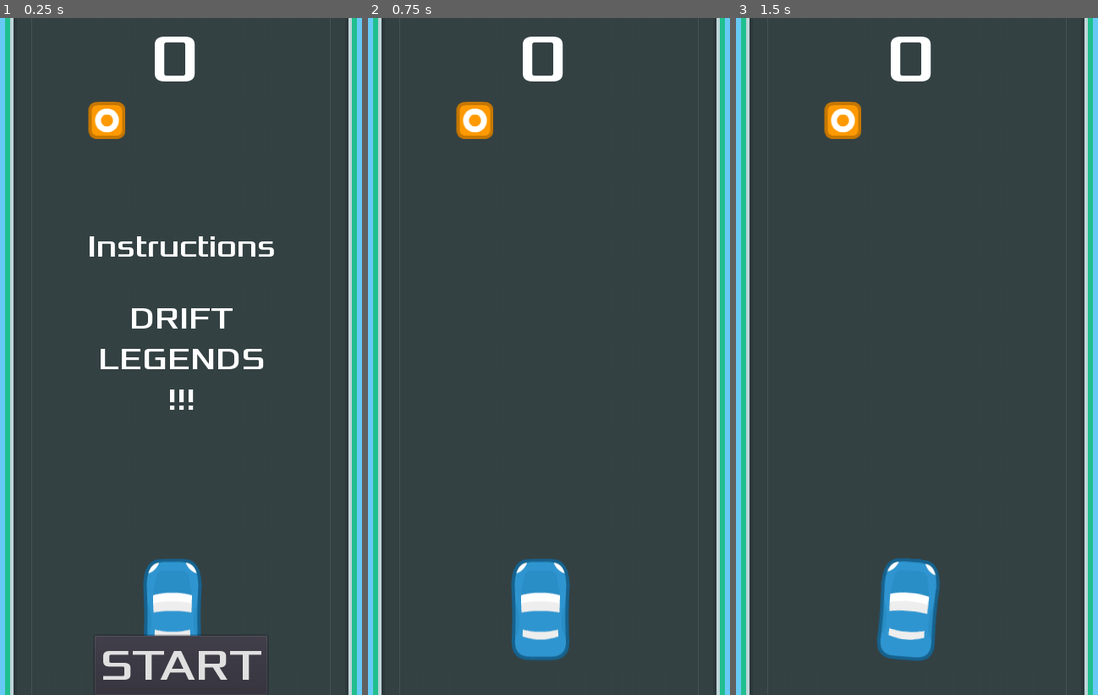
Above: before the commit, frames 1-3 (left to right).
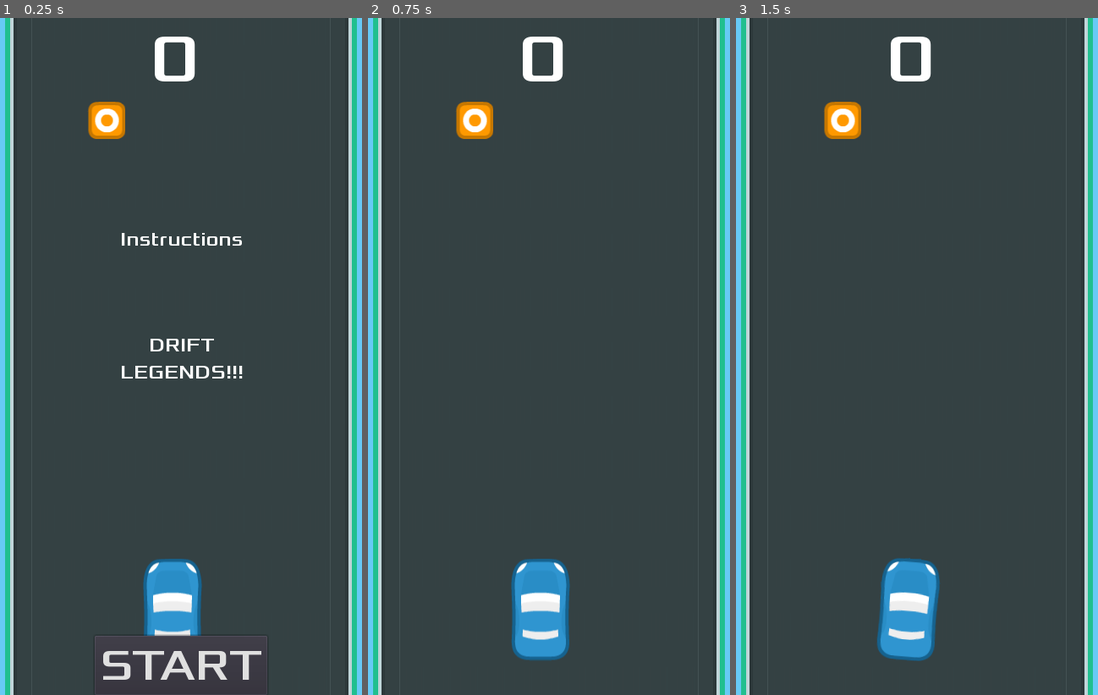
Above: after the commit, the same moments.

Repository: 20Deepshikha/final-project-gameteam
Game: Godot game, scene res://Game.tscn
Same seed, same stepped clock (60 frames per second), same inputs: the game is played once before the commit and once after it.
Inputs:
- Up to frame 1 (0.25 s): no input
- Up to frame 2 (0.75 s): click "START" at 0.5 s
- Up to frame 3 (1.5 s): tap Enter at 1.25 s; hold Right (ui_right) from 1.28 s (still down)

The runs differ from the first frame. In frame 1, 2.3% of the frame differs, in the area x 24-76%, y 31-58%; in frame 2, nothing differs; in frame 3, nothing differs.

Commit message:
minor changes

Diff:
--- a/HUD.tscn
+++ b/HUD.tscn
@@ -8,7 +8,7 @@
 font_data = ExtResource( 1 )
 
 [sub_resource type="DynamicFont" id=2]
-size = 37
+size = 23
 font_data = ExtResource( 1 )
 
 [sub_resource type="DynamicFont" id=3]
